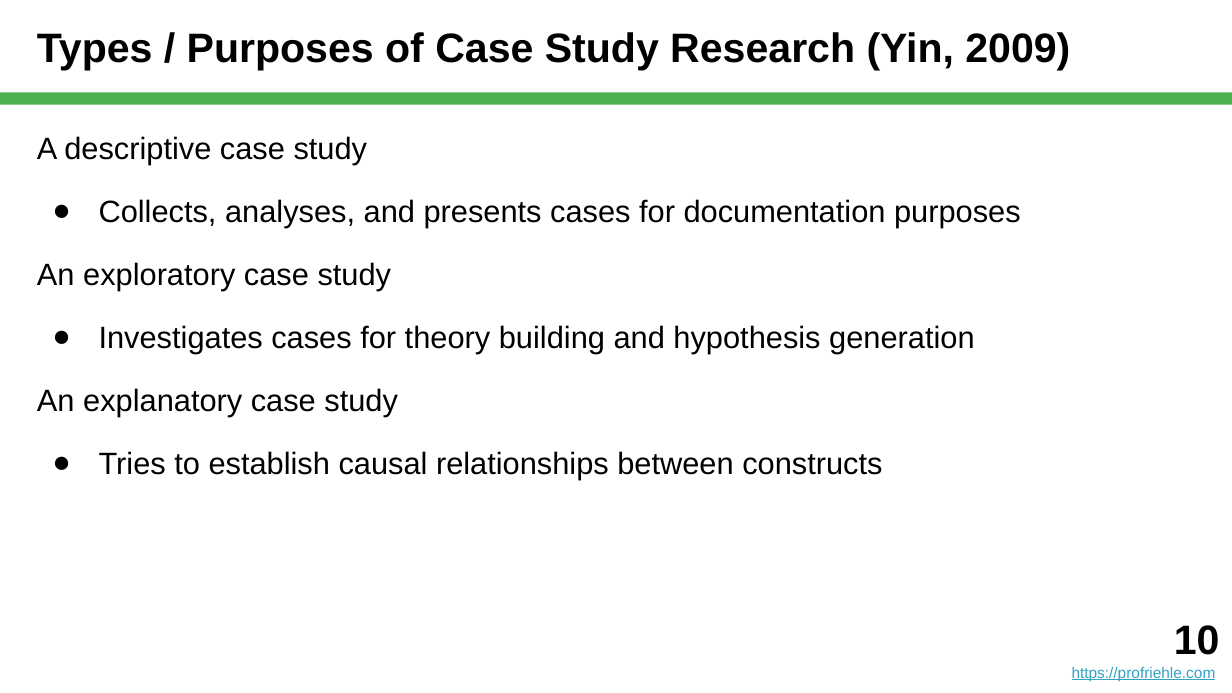
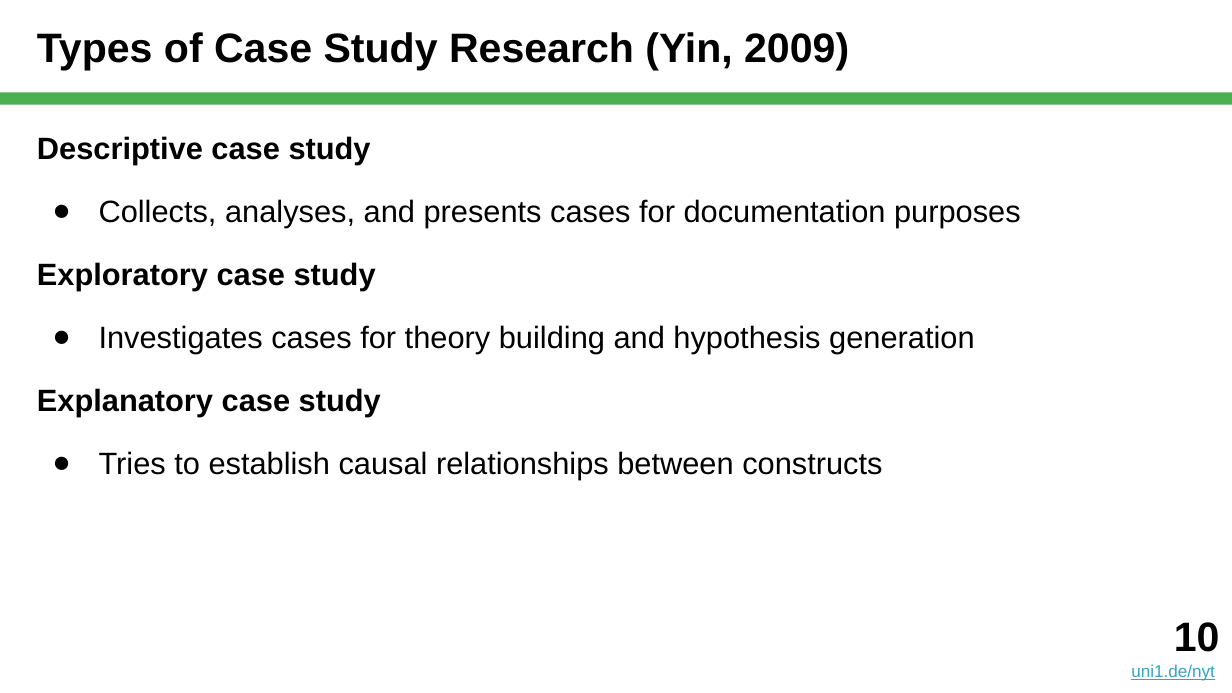
Before and after one commit to dirkriehle/nyt-course, a slide deck: slide 10 of Lecture slides/NYT C05 - Case Study Research.pptx. Drawn at 1232x693 pixels with LibreOffice and Linux fonts; fonts in the diff are those of the drawing. Boxes give left, top, right and bottom in pixels: in the first picture for what was removed or moved away, otherwise in the second. Text is boxed around its words. In the diff, an @@ line names an element or a change of style, - is before the commit and + after.

```diff
--- a/Lecture slides/NYT C05 - Case Study Research.pptx
+++ b/Lecture slides/NYT C05 - Case Study Research.pptx
@@ title at (x1=37, y1=32, x2=849, y2=70): text changed @@
-Types / Purposes of Case Study Research (Yin, 2009)
+Types of Case Study Research (Yin, 2009)
@@ text at (x1=37, y1=136, x2=371, y2=165): text changed; bold on @@
-A descriptive case study
+Descriptive case study
@@ text at (x1=37, y1=262, x2=376, y2=291): text changed; bold on @@
-An exploratory case study
+Exploratory case study
@@ text at (x1=37, y1=388, x2=381, y2=417): text changed; bold on @@
-An explanatory case study
+Explanatory case study
@@ text moved from (x1=1072, y1=625, x2=1220, y2=681) to (x1=1131, y1=622, x2=1220, y2=681) @@
@@ text at (x1=1131, y1=664, x2=1214, y2=681): text changed; size 9 to 10 pt @@
-https://profriehle.com
+uni1.de/nyt
```
Also in this commit, not shown: 35 other slides changed, 1 slide added, 22 other files.
